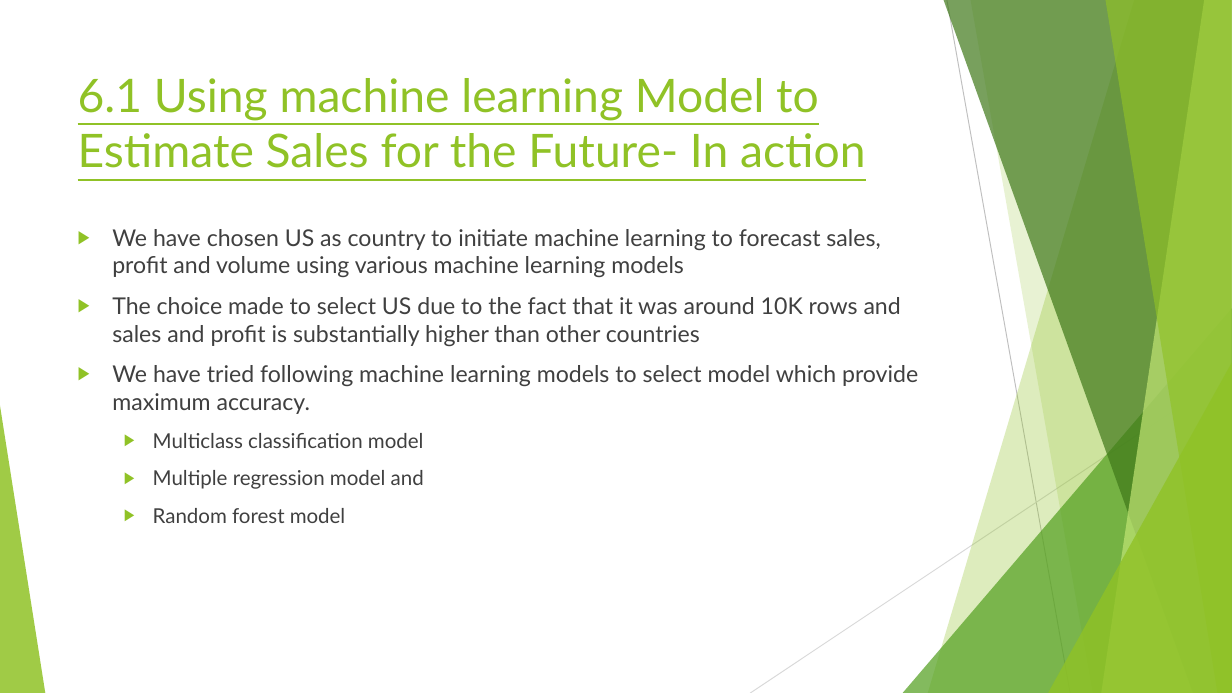
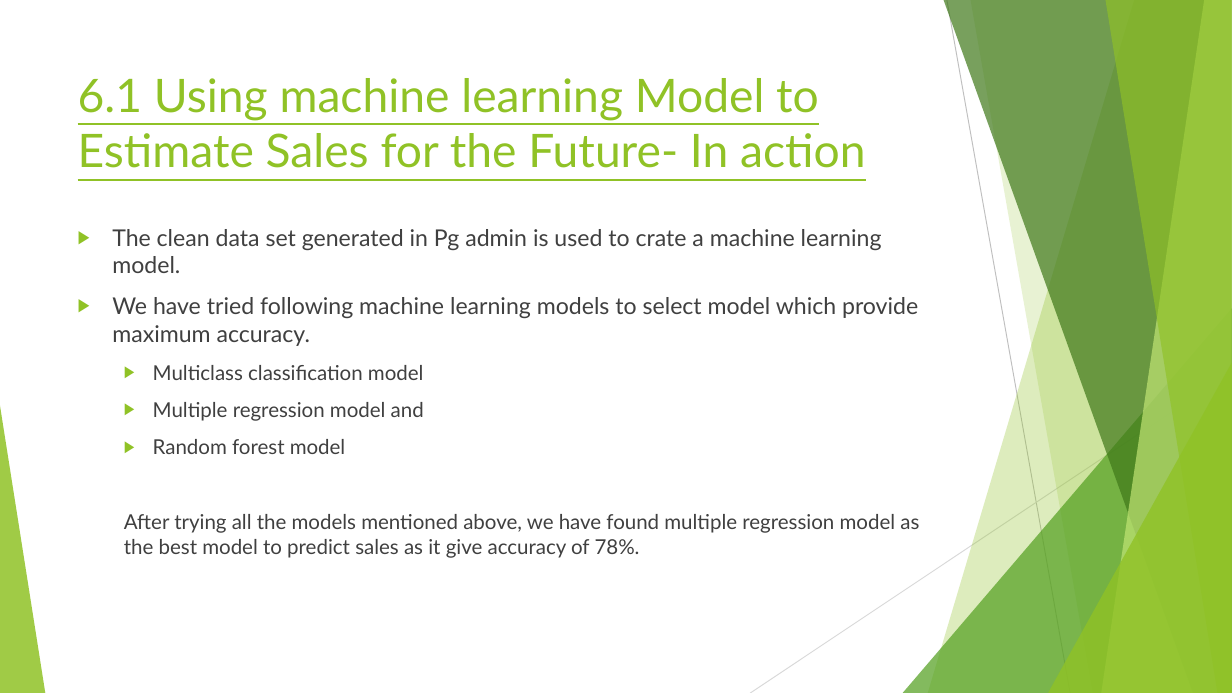
Before and after one commit to rubadhanaraj/Final_project, a slide deck: slide 19 of Project details.pptx (slide 18 before the commit). Drawn at 1232x693 pixels with LibreOffice and Linux fonts; fonts in the diff are those of the drawing. Boxes give left, top, right and bottom in pixels: in the first picture for what was removed or moved away, otherwise in the second. Text is boxed around its words. In the diff, an @@ line names an element or a change of style, - is before the commit and + after.

```diff
--- a/Project details.pptx
+++ b/Project details.pptx
@@ text at box(112, 229, 882, 273): text changed @@
-▶ We have chosen US as country to initiate machine learning to forecast sales, profit and volume using various machine learning models
-▶ The choice made to select US due to the fact that it was around 10K rows and sales and profit is substantially higher than other countries
+▶ The clean data set generated in Pg admin is used to crate a machine learning model.
@@ text at box(124, 514, 919, 558): paragraph added @@
+  After trying all the models mentioned above, we have found multiple regression model as the best model to predict sales as it give accuracy of 78%.
```
Also in this commit, not shown: 15 other slides changed, 2 slides added.
